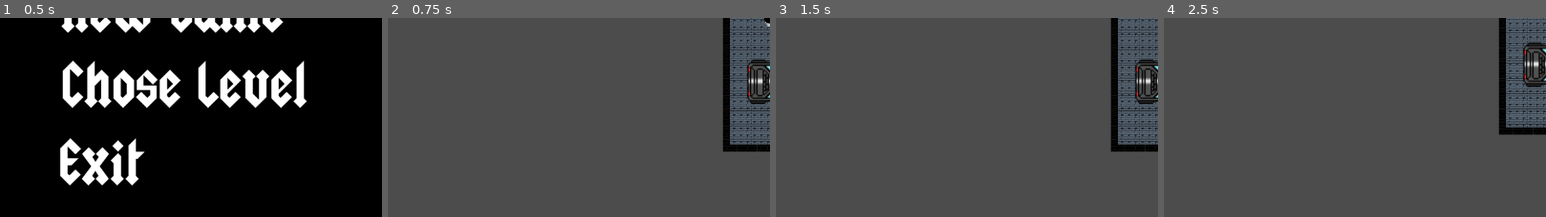
Above: before the commit, frames 1-4 (left to right).
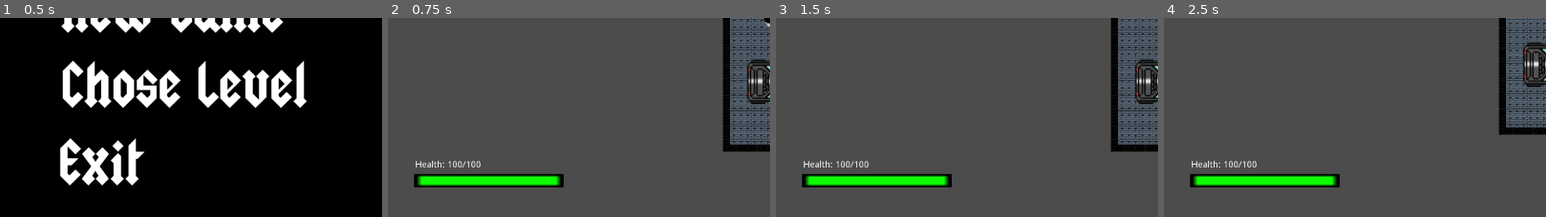
Above: after the commit, the same moments.

Repository: JamesTiberiusKirk/GameDev
Game: Godot game, scene res://scenes/screens/MainMenu/MainMenu.tscn
The game is run twice, just before and just after one commit, with the same random seed, the same clock (stepped at 60 frames per second) and the same inputs.
Inputs (mouse positions are % of the whole screen's width and height, from its top left):
- Up to frame 1 (0.5 s): no input
- Up to frame 2 (0.75 s): click (24, 48) at 0.5 s
- Up to frame 3 (1.5 s): tap Enter at 1.25 s; move the mouse to (72, 45) at 1.27 s; press the mouse at (72, 45) at 1.28 s; hold D (right) from 1.28 s (still down)
- Up to frame 4 (2.5 s): tap Space at 2 s; move the mouse to (30, 55) at 2.02 s; release D (right) at 2.03 s; release the mouse at (30, 55) at 2.03 s; hold S (down) from 2.03 s (still down); click (30, 55) at 2.1 s
The pictures show only the part of the screen within x 0-50%, y 50-100%; the shares and areas given below are measured in that part.

Frame 1 is identical in both runs. In frame 2, 2.9% of the frame differs, in the area x 6-46%, y 71-86%; in frame 3, 2.9%; in frame 4, 2.9%.
Error after the commit: Invalid set index 'value' (on base: 'TextureProgress') with value of type 'Nil'. (res://scenes/screens/HUD/HUD.gd:33)

Commit message:
Added stuff to HUD

Diff:
--- a/scenes/screens/HUD/HUD.gd
+++ b/scenes/screens/HUD/HUD.gd
@@ -1,12 +1,50 @@
 extends MarginContainer
 
+onready var canvas  = $CanvasLayer
+onready var enemy_count_lable = $CanvasLayer/EnemyCount
+onready var health_bar = $CanvasLayer/HealthBar
+onready var health_info = $CanvasLayer/HealthInfo
+onready var doc_info = $CanvasLayer/DocInf
+onready var doc_loc = $CanvasLayer/DocLoc
+onready var return_notif = $CanvasLayer/ReturnNotifier
 
-onready var enemy_count_lable = $CanvasLayer/EnemyCount
+onready var doc_texture = load("res://assets/objects/Documents.png")
 
 func _ready():
 	pass
 
 func _process(delta):
+	update_enemy_lable()
+	update_health()
+	if HudController.is_doc_retrieval:
+		update_doc_info()
+	if HudController.objective_complete:
+		update_obj_notifier()
+
+func update_enemy_lable():
 	var txt = "Enemies:{l}/{t}"
 	enemy_count_lable.text = txt.format({"l":HudController.enemies_left,
 										"t":HudController.total_enemies})
+
+func update_obj_notifier():
+	return_notif.text = "Objective Complete, Return to Car"
+
+func update_health():
+	health_bar.value = HudController.health
+	var hl = "Health: {h}/100"
+	health_info.text = hl.format({"h":HudController.health})
+
+func update_doc_info():
+	if HudController.doc_picked_up:
+		HudController.doc_picked_up = false
+		doc_info.text = "Document Aquired"
+		return_notif.text = "Mission Complete, Return to Car"
+		var sprite = Sprite.new()
+		var node = Node2D.new()
+		sprite.set_texture(doc_texture)
+		node.scale = Vector2(0.1,0.1)
+		node.add_child(sprite)
+		node.position = doc_loc.position
+		canvas.add_child(node)
+	else:
+		doc_info.text = "Aquire Document"
--- a/scenes/screens/HUD/HUD.tscn
+++ b/scenes/screens/HUD/HUD.tscn
@@ -1,6 +1,7 @@
-[gd_scene load_steps=2 format=2]
+[gd_scene load_steps=3 format=2]
 
 [ext_resource path="res://scenes/screens/HUD/HUD.gd" type="Script" id=1]
+[ext_resource path="res://scenes/objects/HealthBar/HealthBar.tscn" type="PackedScene" id=2]
 
 [node name="HUD" type="MarginContainer"]
 margin_right = 40.0
@@ -21,3 +22,44 @@
 __meta__ = {
 "_edit_use_anchors_": false
 }
+
+[node name="DocLoc" type="Position2D" parent="CanvasLayer"]
+position = Vector2( 1133.09, 31.5688 )
+
+[node name="DocInf" type="Label" parent="CanvasLayer"]
+anchor_left = 0.822
+anchor_top = 0.046
+anchor_right = 0.822
+anchor_bottom = 0.046
+margin_left = -14.3539
+margin_top = -7.17563
+margin_right = 25.6461
+margin_bottom = 6.82437
+__meta__ = {
+"_edit_use_anchors_": false
+}
+
+[node name="HealthBar" parent="CanvasLayer" instance=ExtResource( 2 )]
+margin_left = 40.9951
+margin_top = 559.51
+margin_right = 80.9951
+margin_bottom = 599.51
+rect_scale = Vector2( 7.82223, 3.56362 )
+
+[node name="HealthInfo" type="Label" parent="CanvasLayer"]
+margin_left = 43.4248
+margin_top = 539.469
+margin_right = 83.4248
+margin_bottom = 553.469
+__meta__ = {
+"_edit_use_anchors_": false
+}
+
+[node name="ReturnNotifier" type="Label" parent="CanvasLayer"]
+margin_left = 553.061
+margin_top = 20.8716
+margin_right = 593.061
+margin_bottom = 34.8716
+__meta__ = {
+"_edit_use_anchors_": false
+}
